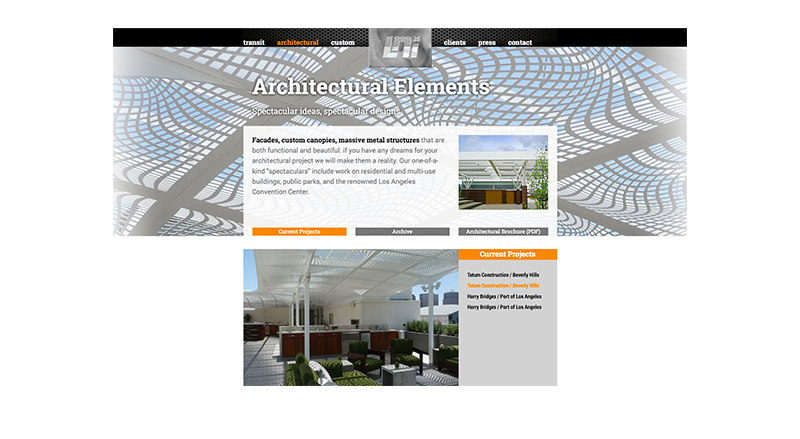
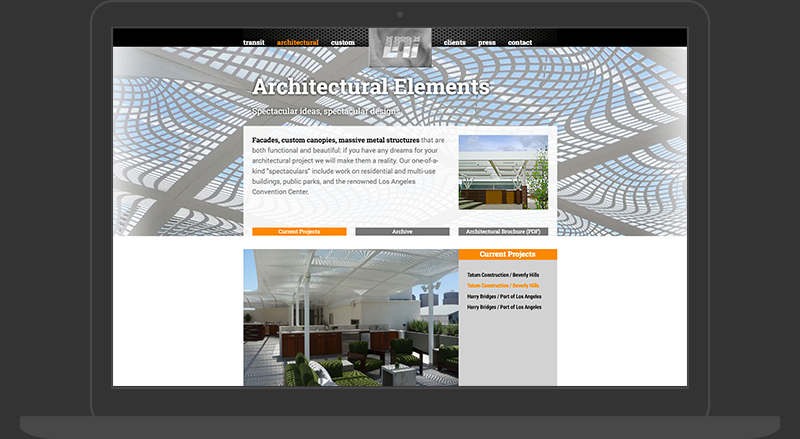
Layers edited between the first and the second (800, 439) image:
showed "Background" over [0, 0, 800, 439]
